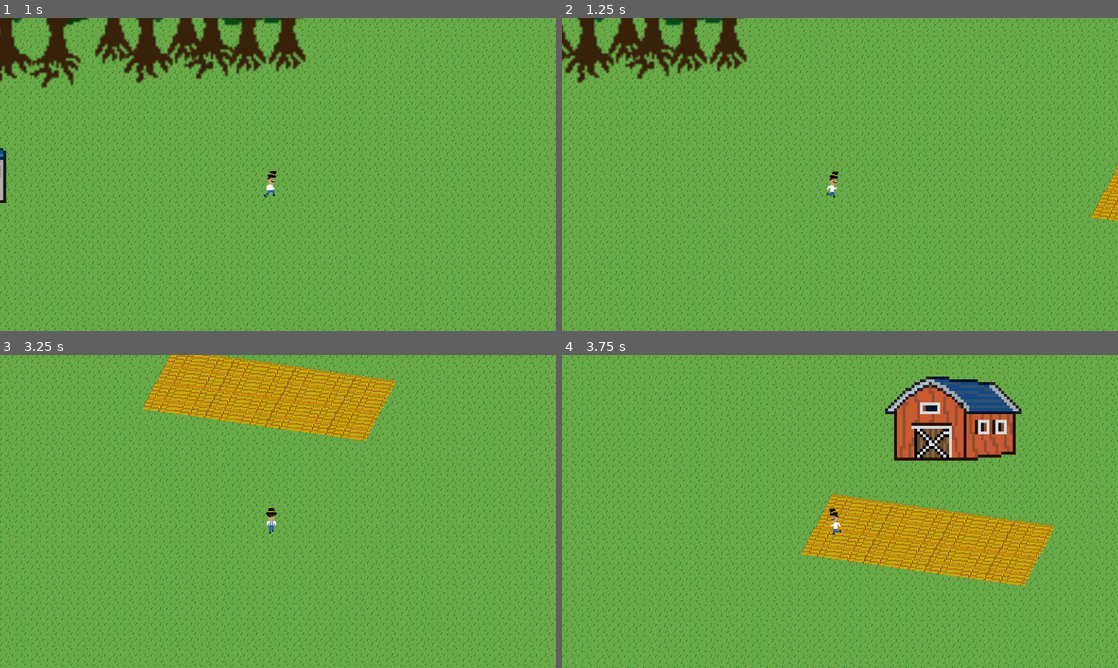
Above: before the commit, frames 1-4 (two rows, left to right).
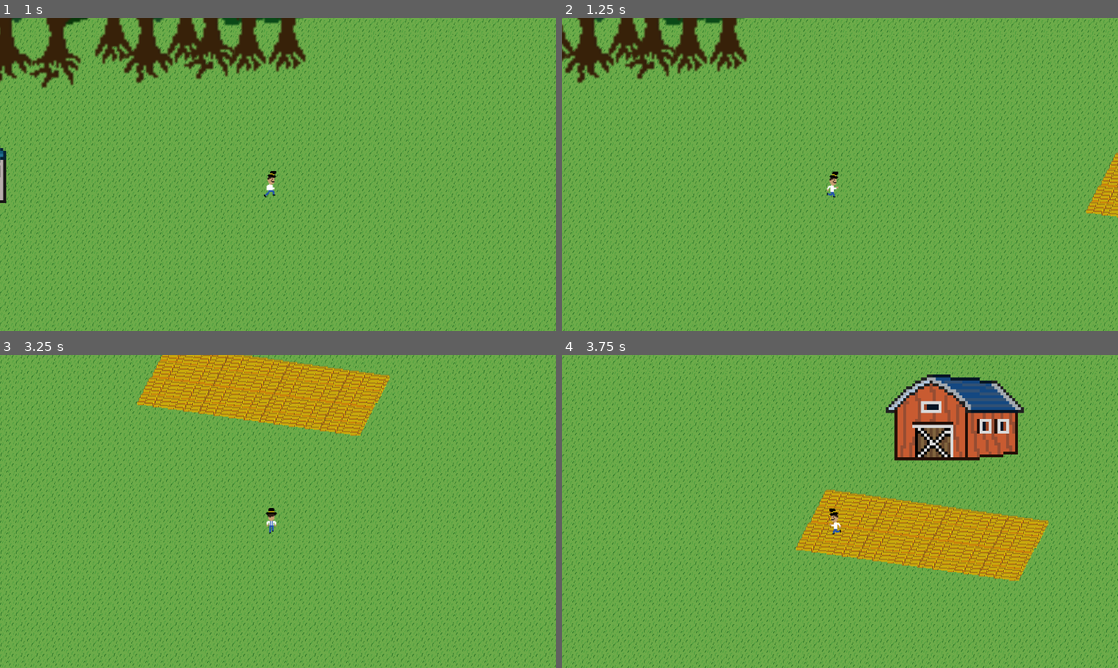
Above: after the commit, the same moments.

Repository: ian-kr/Melon
Game: Godot game, scene res://scenes/levels/town.tscn
Same seed, same stepped clock (60 frames per second), same inputs: the game is played once before the commit and once after it. This scene is started directly instead of the project's main scene.
Inputs:
- Up to frame 1 (1 s): tap Enter at 0.5 s; hold D (right) from 0.53 s (still down)
- Up to frame 2 (1.25 s): keep holding D (right)
- Up to frame 3 (3.25 s): release D (right) at 1.28 s; hold S (down) 1.28-2.03 s; hold D (right) 2.03-2.78 s; hold W (up) from 2.78 s (still down)
- Up to frame 4 (3.75 s): release W (up) at 3.53 s; hold A (left) from 3.53 s (still down)

Frame 1 is identical in both runs. In frame 2, 0.6% of the frame differs, in the area x 94-100%, y 42-65%; in frame 3, 6.0%; in frame 4, 8.7%, in the area x 42-89%, y 6-74%.

Commit message:
fix town

Diff:
--- a/scenes/levels/town.tscn
+++ b/scenes/levels/town.tscn
@@ -20,6 +20,9 @@
 [sub_resource type="RectangleShape2D" id="RectangleShape2D_m3f2g"]
 size = Vector2(149, 140)
 
+[sub_resource type="RectangleShape2D" id="RectangleShape2D_esk7a"]
+size = Vector2(290, 172.5)
+
 [node name="Town" type="Node2D"]
 script = ExtResource("1_nnyt8")
 
@@ -40,13 +43,8 @@
 position = Vector2(558.541, 289.606)
 scale = Vector2(0.979897, 0.859365)
 
-[node name="Barn" type="Sprite2D" parent="."]
-position = Vector2(2099, 100)
-scale = Vector2(0.75, 0.75)
-texture = ExtResource("3_2xk2g")
-
 [node name="Wheat" type="Sprite2D" parent="."]
-position = Vector2(2024, 365)
+position = Vector2(2012, 355)
 scale = Vector2(1.5, 1.5)
 texture = ExtResource("4_p4se6")
 
@@ -146,3 +144,15 @@
 [node name="House4" type="CollisionShape2D" parent="StaticBody2D"]
 position = Vector2(369, 286)
 shape = SubResource("RectangleShape2D_m3f2g")
+
+[node name="StaticBody2D2" type="StaticBody2D" parent="."]
+position = Vector2(8, 0)
+
+[node name="Barn" type="Sprite2D" parent="StaticBody2D2"]
+position = Vector2(2094, 98)
+scale = Vector2(0.761719, 0.765625)
+texture = ExtResource("3_2xk2g")
+
+[node name="CollisionShape2D" type="CollisionShape2D" parent="StaticBody2D2"]
+position = Vector2(2091, 98.75)
+shape = SubResource("RectangleShape2D_esk7a")
Not shown: 1 places in scenes/levels/town.tscn that only renumber resources
